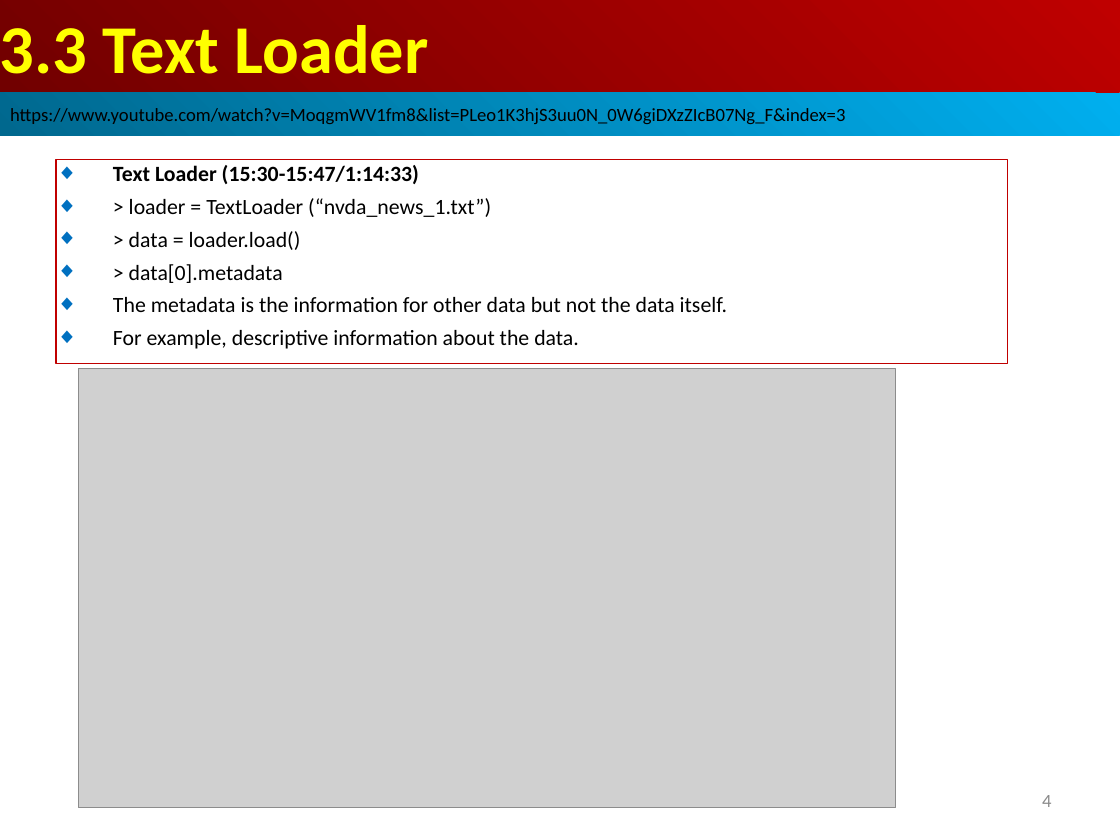
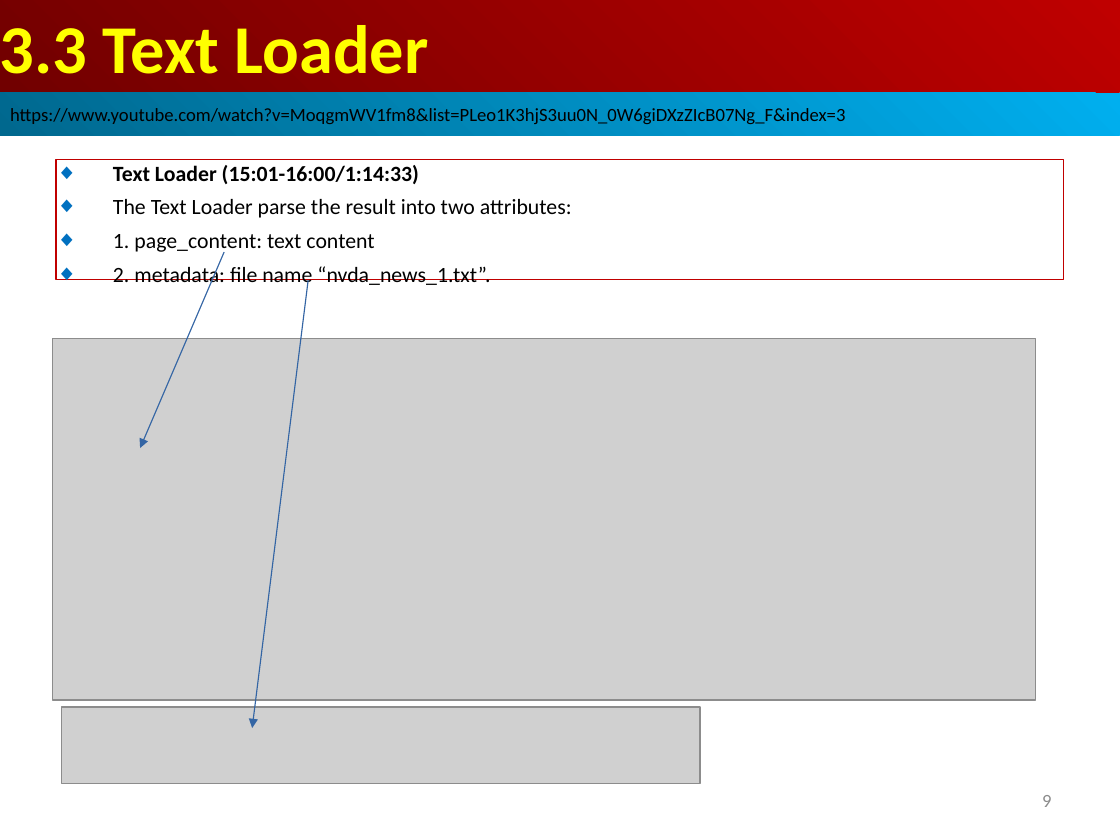
Before and after one commit to peterhchen/AIU_CS515_LLM, a slide deck: slide 9 of 810_LangChain_CB/003.00_03_Invest_Loader/001_Video/03.03_TextLoader.ppt (slide 4 before the commit). Drawn at 1120x840 pixels with LibreOffice and Linux fonts; fonts in the diff are those of the drawing; grey boxes stand for pictures. Boxes give left, top, right and bottom in pixels: in the first picture for what was removed or moved away, otherwise in the second. Text is boxed around its words. In the diff, an @@ line names an element or a change of style, - is before the commit and + after.

Commit message:
Stock/Investment chatbot App
1. Investment chatbot: Specification and Architecture
2. Similarity Semantic Search
3. LangChain Text reader, CSV, Unstructured URL Loader

```diff
--- a/810_LangChain_CB/003.00_03_Invest_Loader/001_Video/03.03_TextLoader.ppt
+++ b/810_LangChain_CB/003.00_03_Invest_Loader/001_Video/03.03_TextLoader.ppt
@@ rectangle removed at box(56, 159, 1008, 363) @@
-◆ Text Loader (15:30-15:47/1:14:33)
-◆ > loader = TextLoader (“nvda_news_1.txt”)
-◆ > data = loader.load()
-◆ > data[0].metadata
-◆ The metadata is the information for other data but not the data itself.
-◆ For example, descriptive information about the data.
@@ rectangle added at box(56, 159, 1064, 280), outline #C00000 0.74 pt, 14 pt, text #000000 @@
+◆ Text Loader (15:01-16:00/1:14:33)
+◆ The Text Loader parse the result into two attributes:
+◆ 1. page_content: text content
+◆ 2. metadata: file name “nvda_news_1.txt”.
@@ arrow added from (224, 252) to (140, 448), #3465A4 0.74 pt @@
@@ arrow added from (308, 280) to (252, 728), #3465A4 0.74 pt @@
@@ picture: place and size @@
-picture at box(78, 368, 896, 808)
+picture at box(53, 338, 1036, 700)
@@ picture added at box(62, 707, 700, 784) @@
@@ page number at box(1042, 795, 1051, 807): text changed @@
-4
+9
```
Also in this commit, not shown: 10 other slides changed, 14 slides added, 1 slide removed, 1 other file.
